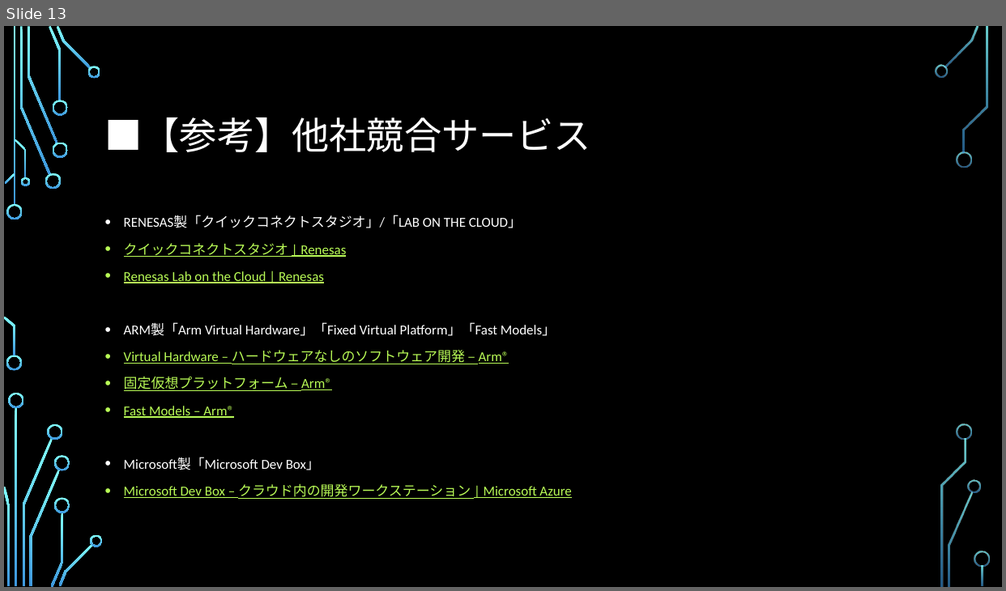
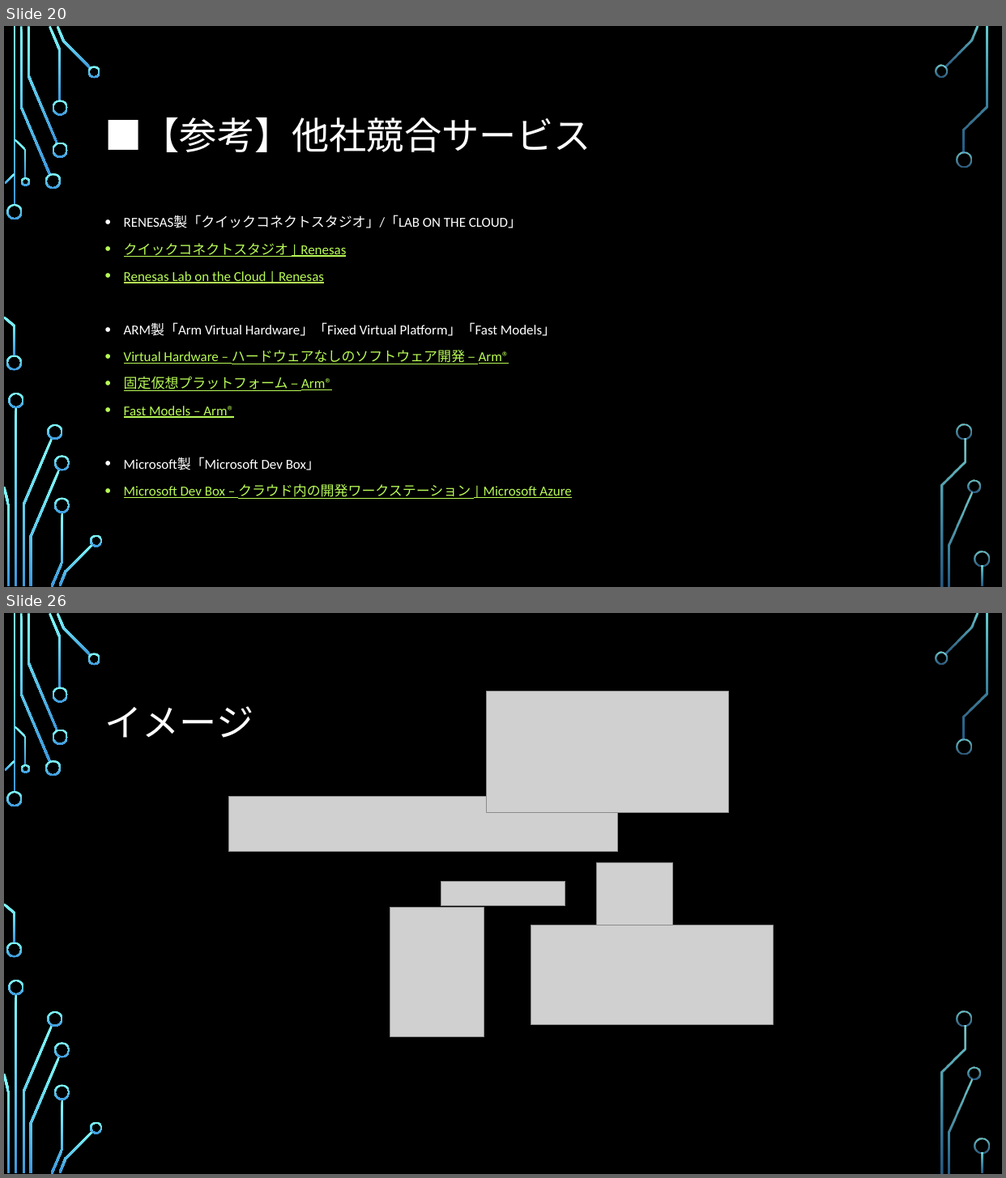
Before and after one commit to SITH-YN/PythonTool, a slide deck: Temp/39期ビジネスアイディア.pptx. Shown one above the other, each under a label of ours: slide 13 before the commit, slides 20 and 26 after it; the slides between them are not shown. The pictures are 1006x591 and 1006x1178 pixels, drawn with LibreOffice and Linux fonts; fonts in the diff are those of the drawing; grey boxes stand for pictures; background and template pictures are left out. Boxes give left, top, right and bottom in pixels: in the first picture for what was removed or moved away, otherwise in the second. Text is boxed around its words. In the diff, an @@ line names an element or a change of style, - is before the commit and + after.

```diff
--- a/Temp/39期ビジネスアイディア.pptx
+++ b/Temp/39期ビジネスアイディア.pptx
@@ slide 26 added at (x1=4, y1=613, x2=1002, y2=1174), background picture (left out); not listed: 36 template elements that a slide beside it also shows @@
@@ title added at (x1=105, y1=706, x2=254, y2=738), 36 pt, text #FFFFFF @@
+イメージ
@@ picture added at (x1=487, y1=692, x2=730, y2=813) @@
@@ picture added at (x1=228, y1=796, x2=618, y2=852) @@
@@ picture added at (x1=596, y1=863, x2=672, y2=938) @@
@@ picture added at (x1=441, y1=881, x2=565, y2=905) @@
@@ picture added at (x1=390, y1=907, x2=484, y2=1037) @@
@@ picture added at (x1=531, y1=925, x2=774, y2=1024) @@
@@ what was slide 13 is now slide 20 @@
```
Also in this commit, not shown: 5 slides changed, 12 other slides added.
